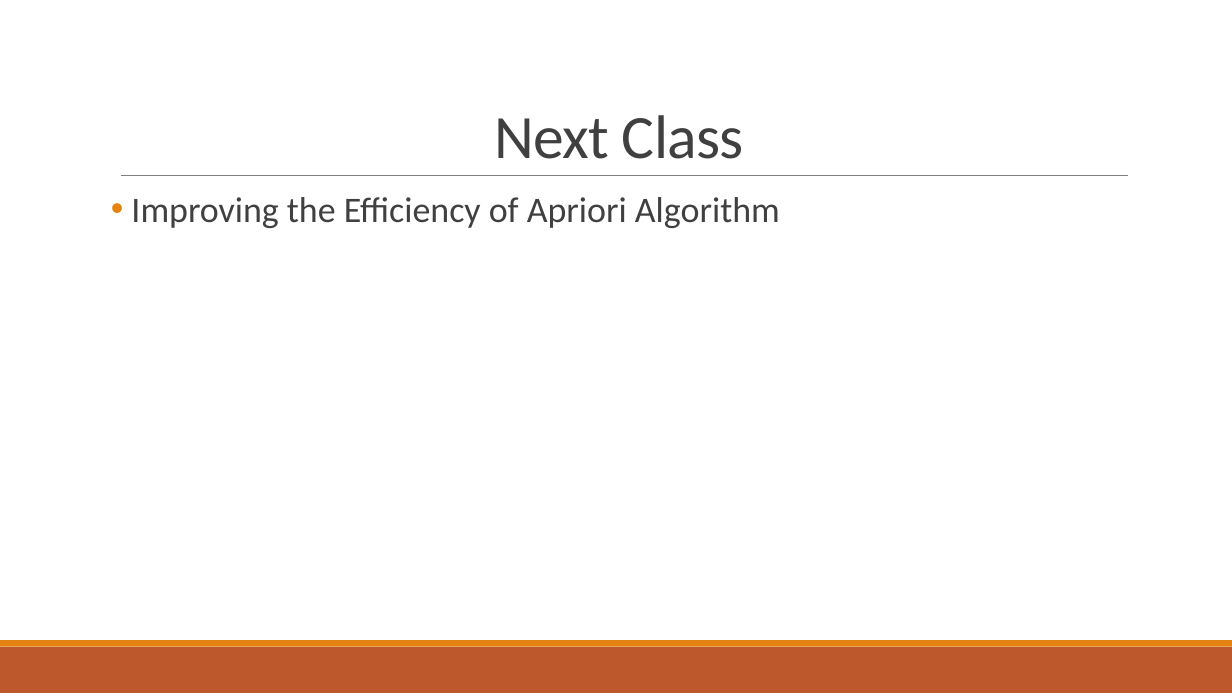
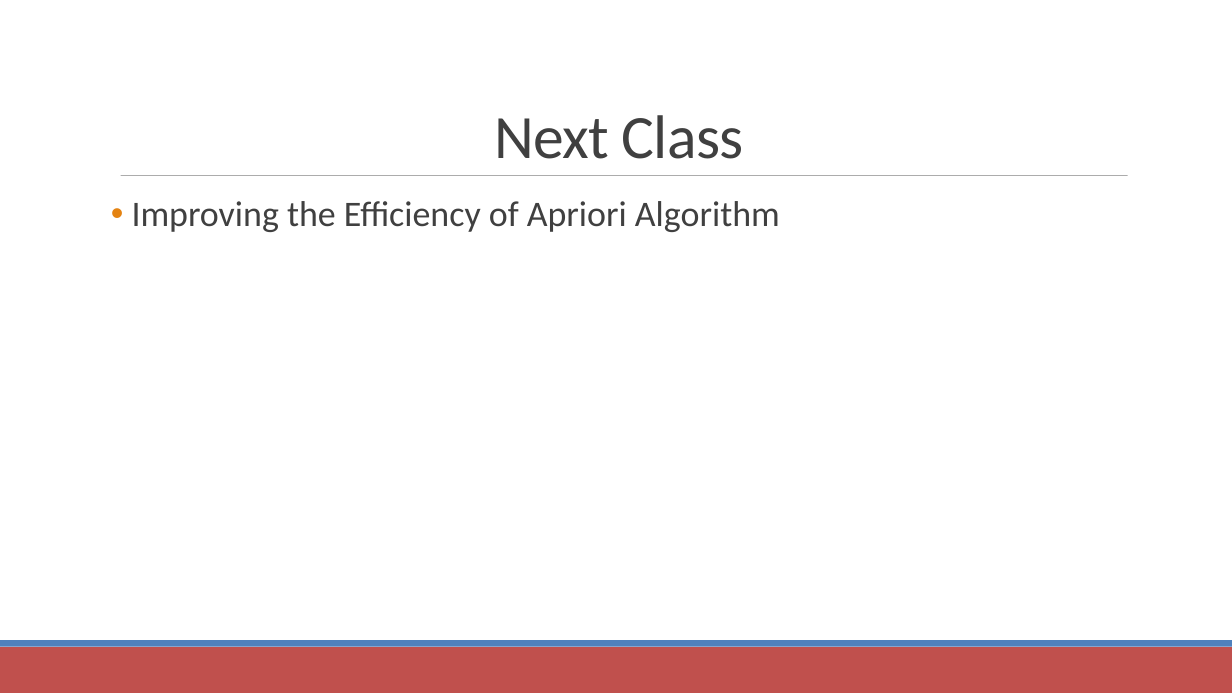
Before and after one commit to raghavmittal101/nu-sem8-course-material, a slide deck: slide 10 of data_mining_CS451/MS1/Lecture 7.pptx. Drawn at 1232x693 pixels with LibreOffice and Linux fonts; fonts in the diff are those of the drawing. Boxes give left, top, right and bottom in pixels: in the first picture for what was removed or moved away, otherwise in the second. Text is boxed around its words. In the diff, an @@ line names an element or a change of style, - is before the commit and + after.

```diff
--- a/data_mining_CS451/MS1/Lecture 7.pptx
+++ b/data_mining_CS451/MS1/Lecture 7.pptx
@@ text "Next Class" at (x1=494, y1=115, x2=744, y2=159): line spacing 0.85 to 1 @@
@@ line (121, 176) - (1128, 176): stroke #808080 0.5 pt to #808080 0.51 pt @@
@@ text "Improving the Efficiency of Apriori ..." at (x1=132, y1=201, x2=780, y2=232): line spacing 0.9 to 1; less space between paragraphs @@
@@ rectangle at (x1=0, y1=647, x2=1232, y2=693): fill #BD582C to #C0504D @@
@@ rectangle at (x1=0, y1=640, x2=1232, y2=647): fill #E48312 to #4F81BD @@
```
Also in this commit, not shown: 9 other slides changed, 19 other files.
